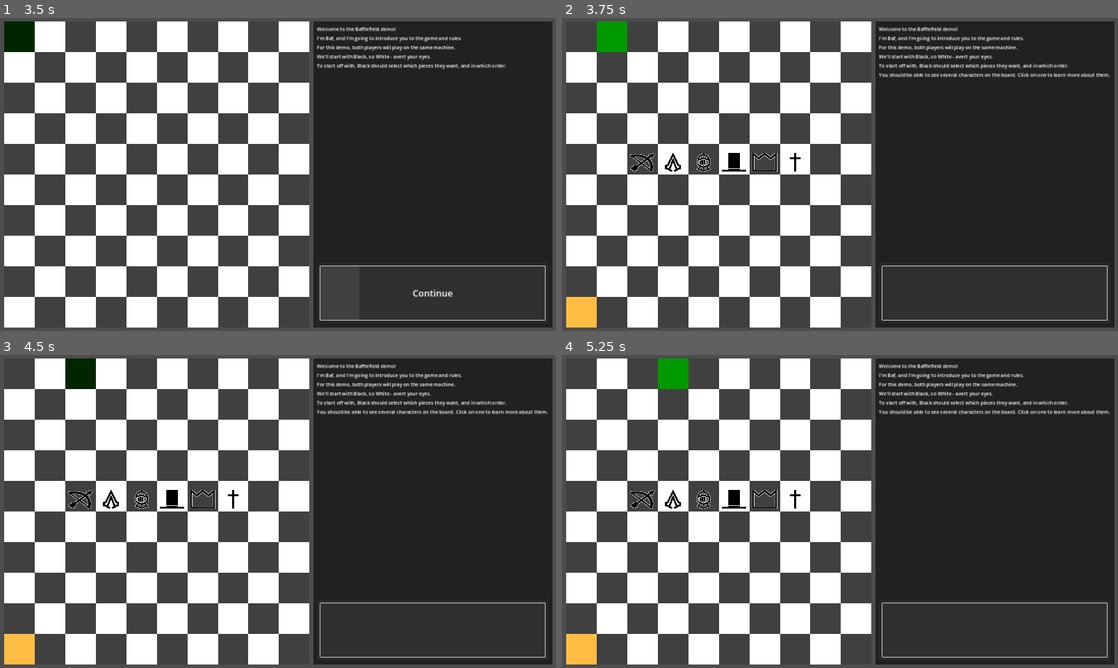
Above: before the commit, frames 1-4 (two rows, left to right).
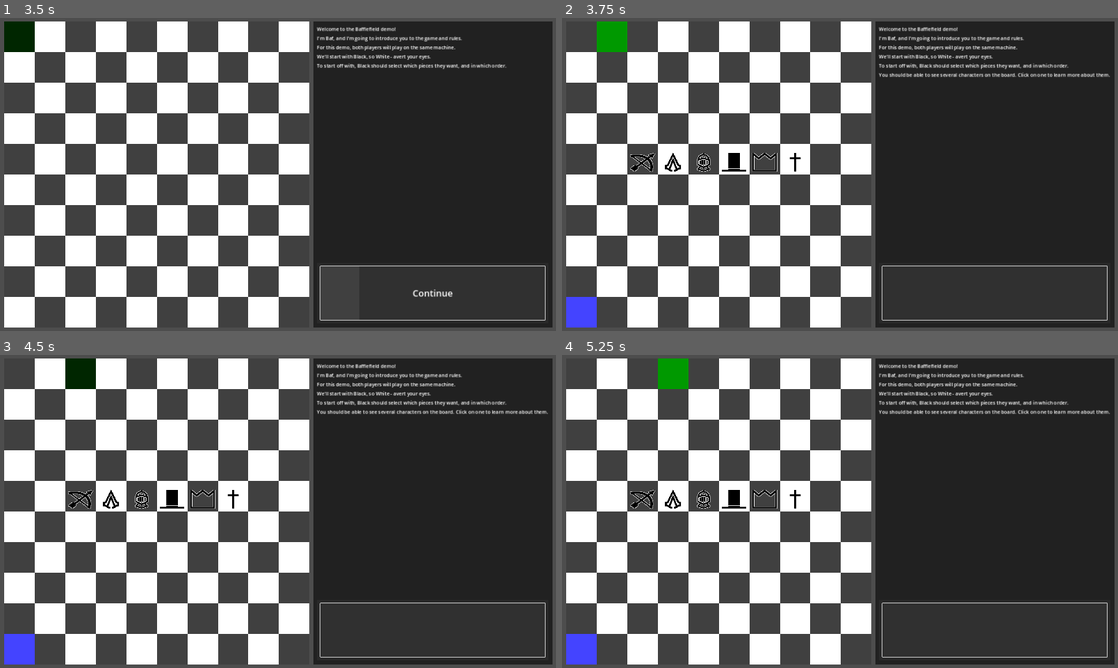
Above: after the commit, the same moments.

Repository: Taliesin268/Bafflefield
Game: Godot game, scene res://scenes/Bafflefield.tscn
Two runs of this game, one before a commit and one after it. Both use one fixed random seed, a clock stepped at 60 frames per second and the inputs below.
Inputs (mouse positions are in pixels of both pictures, inside the frame that each line leads up to):
- Up to frame 1 (3.5 s): click "Continue" at 0.5 s; click "Continue" at 1.25 s; click "Continue" at 2 s; tap Enter at 2.75 s; move the mouse to (16, 36) at 2.77 s; click (16, 36) at 2.92 s
- Up to frame 2 (3.75 s): tap Space at 3.5 s; move the mouse to (612, 36) at 3.52 s; click (612, 36) at 3.67 s
- Up to frame 3 (4.5 s): tap Enter at 4.25 s; move the mouse to (77, 373) at 4.27 s; click (77, 373) at 4.42 s
- Up to frame 4 (5.25 s): tap Space at 5 s; move the mouse to (673, 373) at 5.02 s; click (673, 373) at 5.17 s

Frame 1 is identical in both runs. In frame 2, 0.5% of the frame differs, in the area x 0-7%, y 89-99%; in frame 3, 0.5%; in frame 4, 0.5%.

Commit message:
implemented Monarch movement

Diff:
--- a/scenes/Board.gd
+++ b/scenes/Board.gd
@@ -34,6 +34,10 @@
 	_selected_cell = cell
 
 # PUBLIC FUNCTIONS
+func deselect_cell():
+	_selected_cell.set_selected(false)
+	_selected_cell = null
+
 func get_cell(index: int) -> Cell:
 	return _cells[index]
 
--- a/scripts/Bafflefield.gd
+++ b/scripts/Bafflefield.gd
@@ -123,7 +123,8 @@
 		_game_board.move_selected_unit(_current_highlighted_cell_index)
 		_ui.set_button(0,"",false)
 		_process_substate()
-		_ui.get_node("Button").pressed.disconnect(_on_unit_chosen)
+		if _ui.get_node("Button").pressed.is_connected(_on_unit_chosen):
+			_ui.get_node("Button").pressed.disconnect(_on_unit_chosen)
 
 	func _spawn_characters(white: bool = false):
 		_game_board.spawn_unit(42, Unit.UnitType.ARCHER, white)
@@ -169,7 +170,6 @@
 
 	func _start_game():
 		# Move to Game state
-		_ui.print_message("Starting game...")
 		_ui.get_node("Button").pressed.disconnect(_start_game)
 		_ui.print_message("Black will go first. The White player should look away from the screen now.")
 		_ui.set_button(0,"Black: Start Turn")
@@ -177,13 +177,27 @@
 
 	func _start_turn(white: bool = false):
 		_current_turn_white = white
+		_previous_action = null
 		_game_board.change_visibility_by_color(white)
 		_ui.get_node("Button").pressed.disconnect(_start_turn)
 		_ui.set_button(0,"",false)
 		_game_board.cell_selected.connect(_on_cell_selected)
 
+	func _end_turn():
+		_game_board.cell_selected.disconnect(_on_cell_selected)
+		_game_board.change_visibility(Board.BoardVisibility.NONE)
+		if _current_turn_white:
+			_ui.set_button(0,"Black: Start Turn")
+		else:
+			_ui.set_button(0,"White: Start Turn")
+		_ui.get_node("Button").pressed.connect(_start_turn.bind(!_current_turn_white))
+
 	func _on_cell_selected(cell: Cell):
-		if cell.contains_unit():
+		if cell.is_highlighted():
+			_process_unit_action(cell)
+			return
+
+		if cell.contains_unit() && cell.unit._white == _current_turn_white:
 			_on_unit_selected(cell)
 		else:
 			_deselect_unit()
@@ -191,8 +205,7 @@
 	func _on_unit_selected(cell: Cell):
 		_deselect_unit()
 		_selected_unit_cell = cell
-		_highlight_cells_based_on_unit(cell)
-		pass
+		_highlight_cells_based_on_unit()
 
 	func _deselect_unit():
 		if _selected_unit_cell == null:
@@ -201,23 +214,55 @@
 		_game_board.remove_highlight_from_cells()
 		_selected_unit_cell = null
 
-	func _highlight_cells_based_on_unit(cell: Cell):
-		var unit_type = cell.unit._unit_type
+	func _highlight_cells_based_on_unit():
+		var unit_type = _selected_unit_cell.unit._unit_type
 		match unit_type:
-			Unit.UnitType.MONARCH: _highlight_monarch_cells(cell)
+			Unit.UnitType.MONARCH: _highlight_monarch_cells()
 			_: print("Unit type not supported: ", unit_type)
 
-	func _highlight_monarch_cells(monarch_cell: Cell):
-		for movement_cell in monarch_cell.get_movement_range():
+	func _highlight_monarch_cells():
+		if _previous_action != null:
+			if _previous_action._unit._unit_type == Unit.UnitType.MONARCH or _previous_action._ability:
+				return
+
+		for movement_cell in _selected_unit_cell.get_movement_range():
 			if _game_board.get_cell(movement_cell).contains_unit():
-				var hop_over_cell_index = monarch_cell.index + (movement_cell - monarch_cell.index) * 2
-				if Cell.is_valid_cell_index(hop_over_cell_index) && !_game_board.get_cell(hop_over_cell_index).contains_unit():
+				var hop_over_cell_index = _selected_unit_cell.index + (movement_cell - _selected_unit_cell.index) * 2
+				if Cell.is_valid_cell_index(hop_over_cell_index) && !_game_board.get_cell(hop_over_cell_index).contains_unit()  && _previous_action == null:
 					_game_board.highlight_cell(hop_over_cell_index, 3)
 			else:
-				_game_board.highlight_cell(movement_cell, 2)
+				if _previous_action != null:
+					_game_board.highlight_cell(movement_cell, 3)
+				_game_board.highlight_cell(movement_cell, 1)
+
+	func _process_unit_action(target: Cell):
+		var unit_type = _selected_unit_cell.unit._unit_type
+		match unit_type:
+			Unit.UnitType.MONARCH: _process_monarch_action(target)
+			_: print("Unit type not supported: ", unit_type)
+
+	func _process_monarch_action(target: Cell):
+		var turn_ending_action = false
+		if target.highlight_level == 1:
+			_previous_action = Action.new(_selected_unit_cell.unit, _selected_unit_cell, target)
+		else:
+			turn_ending_action = true
+
+		_game_board.move_selected_unit(target.index)
+		_process_post_action()
+		if turn_ending_action: _end_turn()
+
+	func _process_post_action():
+		_game_board.remove_highlight_from_cells()
 
 	class Action:
-		var unit: Unit
-		var ability: bool # True if ability, false if move
-		var from: Cell
-		var to: Cell
+		var _unit: Unit
+		var _ability: bool # True if ability, false if move
+		var _from: Cell
+		var _to: Cell
+
+		func _init(unit: Unit, from: Cell, to: Cell, ability:bool = false):
+			_unit = unit
+			_from = from
+			_to = to
+			_ability = ability
--- a/scripts/cell.gd
+++ b/scripts/cell.gd
@@ -22,15 +22,18 @@
 		unit = value
 var index: int:
 	get:
-		return (row*10)+column
+		return Cell.convert_pos_to_index(row, column)
+var highlight_level: int:
+	get:
+		return _states[CellState.HIGHLIGHTED]
 
 # PRIVATE VARS
 var _colors = {
 	CellState.BASE: Color.WHITE,
 	CellState.SELECTED: Color.GREEN,
 	CellState.HIGHLIGHTED: [
-		Color("#FFA500BB"), # 1. Orange
-		Color("#0000FFBB"), # 2. Blue
+		Color("#0000FFBB"), # 1. Blue
+		Color("#FFA500BB"), # 2. Orange
 		Color('#FF0000BB') # 3. Red
 	]
 }
@@ -72,7 +75,7 @@
 	new_unit.init(unit_type, white)
 	unit = new_unit
 
-func highlight_cell(level: int = 1):
+func highlight_cell(level: int = 2):
 	_states[CellState.HIGHLIGHTED] = level
 	_update_color()
 
@@ -87,25 +90,44 @@
 
 func get_movement_range(include_black: bool = false):
 	var valid_cell_indexes = []
+
 	if include_black:
-		if is_valid_cell_index(index - 1): valid_cell_indexes.append(index - 1)
-		if is_valid_cell_index(index - 10): valid_cell_indexes.append(index - 10)
-		if is_valid_cell_index(index + 1): valid_cell_indexes.append(index + 1)
-		if is_valid_cell_index(index + 10): valid_cell_indexes.append(index + 10)
+		if Cell.is_valid_pos(row - 1, column):
+			valid_cell_indexes.append(Cell.convert_pos_to_index(row - 1, column))
+		if Cell.is_valid_pos(row + 1, column):
+			valid_cell_indexes.append(Cell.convert_pos_to_index(row + 1, column))
+		if Cell.is_valid_pos(row, column - 1):
+			valid_cell_indexes.append(Cell.convert_pos_to_index(row, column - 1))
+		if Cell.is_valid_pos(row, column + 1):
+			valid_cell_indexes.append(Cell.convert_pos_to_index(row, column + 1))
 
-	if is_valid_cell_index(index - 2): valid_cell_indexes.append(index - 2)
-	if is_valid_cell_index(index - 9): valid_cell_indexes.append(index - 9)
-	if is_valid_cell_index(index - 11): valid_cell_indexes.append(index - 11)
-	if is_valid_cell_index(index - 20): valid_cell_indexes.append(index - 20)
-	if is_valid_cell_index(index + 2): valid_cell_indexes.append(index + 2)
-	if is_valid_cell_index(index + 9): valid_cell_indexes.append(index + 9)
-	if is_valid_cell_index(index + 11): valid_cell_indexes.append(index + 11)
-	if is_valid_cell_index(index + 20): valid_cell_indexes.append(index + 20)
+	if Cell.is_valid_pos(row - 2, column):
+		valid_cell_indexes.append(Cell.convert_pos_to_index(row - 2, column))
+	if Cell.is_valid_pos(row + 2, column):
+		valid_cell_indexes.append(Cell.convert_pos_to_index(row + 2, column))
+	if Cell.is_valid_pos(row, column - 2):
+		valid_cell_indexes.append(Cell.convert_pos_to_index(row, column - 2))
+	if Cell.is_valid_pos(row, column + 2):
+		valid_cell_indexes.append(Cell.convert_pos_to_index(row, column + 2))
+	if Cell.is_valid_pos(row - 1, column - 1):
+		valid_cell_indexes.append(Cell.convert_pos_to_index(row - 1, column - 1))
+	if Cell.is_valid_pos(row - 1, column + 1):
+		valid_cell_indexes.append(Cell.convert_pos_to_index(row - 1, column + 1))
+	if Cell.is_valid_pos(row + 1, column - 1):
+		valid_cell_indexes.append(Cell.convert_pos_to_index(row + 1, column - 1))
+	if Cell.is_valid_pos(row + 1, column + 1):
+		valid_cell_indexes.append(Cell.convert_pos_to_index(row + 1, column + 1))
 
 	return valid_cell_indexes
 
 static func is_valid_cell_index(cell_index: int):
 	return cell_index >= 0 && cell_index < 100
+
+static func convert_pos_to_index(_row: int, _column: int):
+	return _row*10+_column
+
+static func is_valid_pos(_row: int, _column: int):
+	return _row >= 0 and _row < 10 and _column >= 0 && _column < 10
 
 # PRIVATE FUNCTIONS
 func _update_color():
